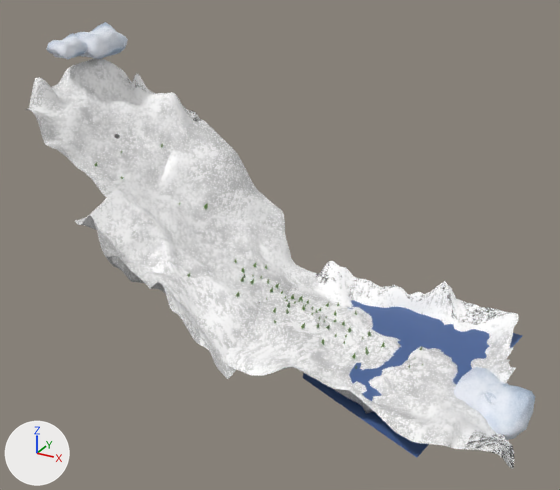
The glTF model assets/models/ski_map.glb: old version first, new version second.
One viewpoint serves both versions: a camera (50 mm lens) standing at (28.4, -38.8, 25.2) and looking at (8.2, -2.1, 6.8). The axes (+X, +Y, +Z) are drawn at lower left. The lights are the same throughout. Where no turn or scale is listed for an object, it has been applied to the vertices.

Objects in the first picture: 'CLOUD_3', 'Icosphere.001', 'Icosphere.005', 'Landscape.001', 'Landscape.002', 'Landscape.003', 'Plane'.
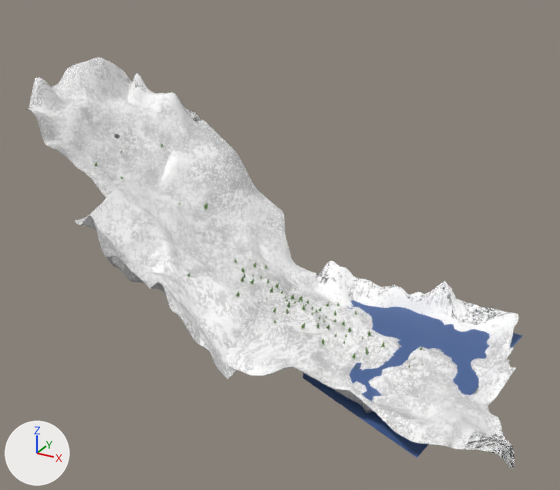
Pixel boxes (x1, y1, x2, y2) of what changed, in the pictures (560 x 490 px):
'CLOUD_3', deleted: before (454, 367, 535, 440)
'Icosphere.005', deleted: before (75, 22, 128, 59)
'Icosphere.001', deleted: before (46, 33, 88, 60)

The change, as a diff of the scene's bpy script:
```diff
--- a/assets/models/ski_map.glb.py
+++ b/assets/models/ski_map.glb.py
@@ ob_icosphere_001 @@
-ob_icosphere_001 = bpy.data.objects.new('Icosphere.001', me_icosphere_001)
-ob_icosphere_001.location = (-9.62, 0.69, 16.43)
@@ ob_icosphere_005 @@
-ob_icosphere_005 = bpy.data.objects.new('Icosphere.005', me_icosphere_005)
-ob_icosphere_005.location = (-9.23, 3.26, 16.43)
@@ ob_cloud_3 @@
-ob_cloud_3 = bpy.data.objects.new('CLOUD_3', me_icosphere_004)
-ob_cloud_3.location = (21.75, -3.58, 1.3)
```
